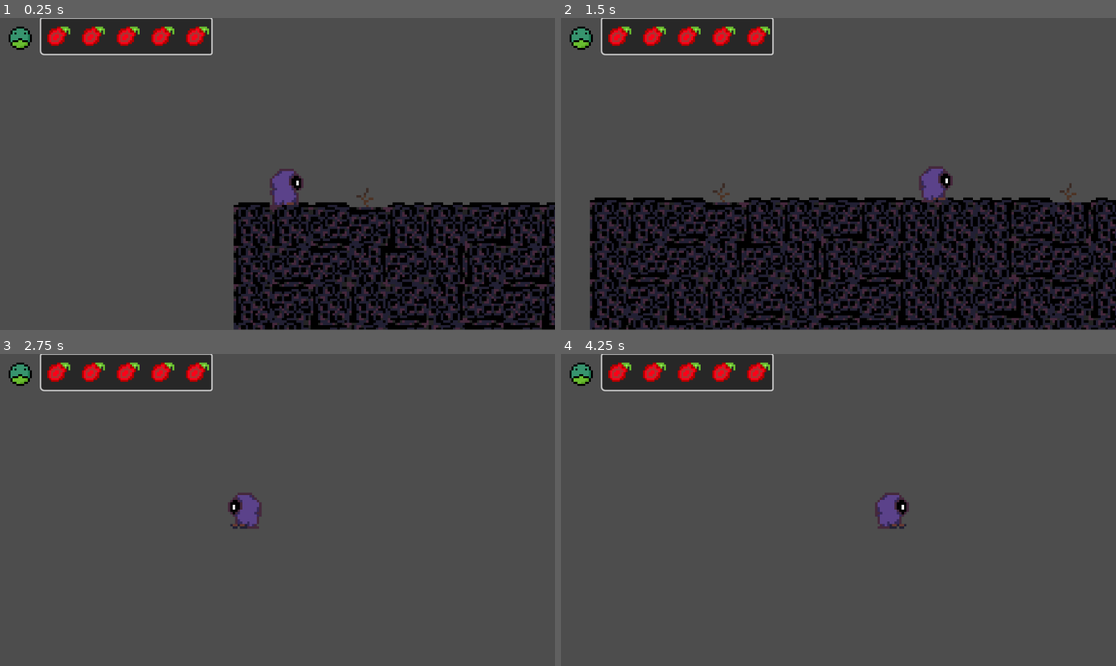
Above: before the commit, frames 1-4 (two rows, left to right).
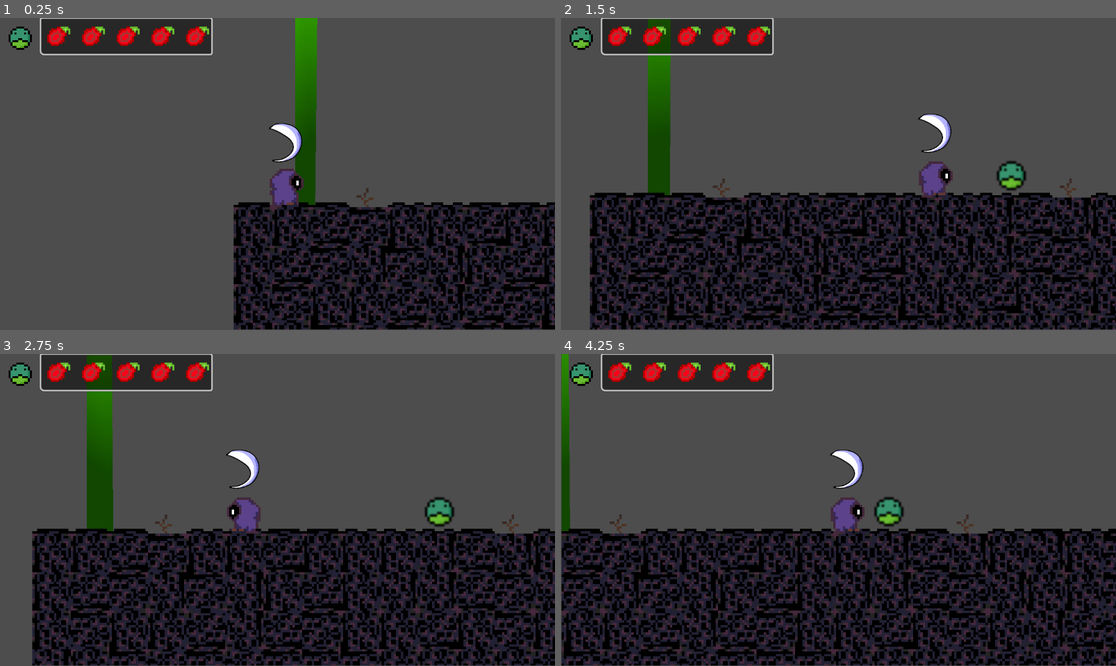
Above: after the commit, the same moments.

Repository: VAAS-Computer-Science-Club/2025-2026
Game: Godot game, scene res://scenes/main.tscn
The game is run twice, just before and just after one commit, with the same random seed, the same clock (stepped at 60 frames per second) and the same inputs.
Inputs:
- Up to frame 1 (0.25 s): no input
- Up to frame 2 (1.5 s): tap Enter (ui_accept) at 0.5 s; hold Enter (ui_accept) 0.53-1.28 s; hold Right (ui_right) from 0.53 s (still down); tap Z (dash) at 1.35 s
- Up to frame 3 (2.75 s): tap Enter (ui_accept) at 1.52, 1.55, 1.82 s; release Right (ui_right) at 2.03 s; hold Left (ui_left) from 2.03 s (still down); hold Enter (ui_accept) from 2.03 s (still down)
- Up to frame 4 (4.25 s): release Left (ui_left) at 2.78 s; release Enter (ui_accept) at 2.78 s; hold Right (ui_right) from 2.78 s (still down); tap Z (dash) at 2.85 s; tap Enter (ui_accept) at 3.02, 3.05, 3.32 s; hold Enter (ui_accept) from 3.53 s (still down)

The runs differ from the first frame. In frame 1, 2.4% of the frame differs, in the area x 48-58%, y 0-60%; in frame 2, 29%; in frame 3, 44%; in frame 4, 46%, in the area x 0-100%, y 0-100%.

Commit message:
Added Enemy Base, started adding attacking

Diff:
--- /dev/null
+++ b/assets/scenes/grass_gradient.tres
@@ -0,0 +1,5 @@
+[gd_resource type="Gradient" format=3 uid="uid://ixmfmbjkop10"]
+
+[resource]
+offsets = PackedFloat32Array(0.21333334, 1)
+colors = PackedColorArray(0.06694179, 0.28185594, 0, 1, 0.3254902, 0.99607843, 0, 1)
--- a/project.godot
+++ b/project.godot
@@ -22,6 +22,11 @@
 "events": [Object(InputEventKey,"resource_local_to_scene":false,"resource_name":"","device":-1,"window_id":0,"alt_press …(192 unchanged characters)…
 ]
 }
+attack={
+"deadzone": 0.2,
+"events": [Object(InputEventKey,"resource_local_to_scene":false,"resource_name":"","device":-1,"window_id":0,"alt_pressed":false,"shift_pressed":false,"ctrl_pressed":false,"meta_pressed":false,"pressed":false,"keycode":0,"physical_keycode":88,"key_label":0,"unicode":120,"location":0,"echo":false,"script":null)
+]
+}
 
 [rendering]
 
--- /dev/null
+++ b/scenes/enemy.tscn
@@ -0,0 +1,34 @@
+[gd_scene load_steps=5 format=3 uid="uid://dohegk7v3dqh1"]
+
+[ext_resource type="Texture2D" uid="uid://doju4rcdr8rsg" path="res://assets/images/froggy.png" id="1_7p1mj"]
+[ext_resource type="Script" uid="uid://cua32cyiw1ky1" path="res://scripts/enemy.gd" id="1_md0e3"]
+
+[sub_resource type="RectangleShape2D" id="RectangleShape2D_8tegq"]
+
+[sub_resource type="RectangleShape2D" id="RectangleShape2D_md0e3"]
+size = Vector2(122, 107)
+
+[node name="infected" type="CharacterBody2D" groups=["infected"]]
+script = ExtResource("1_md0e3")
+
+[node name="NavigationAgent2D" type="NavigationAgent2D" parent="."]
+
+[node name="CollisionShape2D" type="CollisionShape2D" parent="."]
+shape = SubResource("RectangleShape2D_8tegq")
+
+[node name="VisibleOnScreenNotifier2D" type="VisibleOnScreenNotifier2D" parent="."]
+
+[node name="Sprite2D" type="Sprite2D" parent="."]
+texture = ExtResource("1_7p1mj")
+
+[node name="is_player_near" type="Area2D" parent="."]
+
+[node name="CollisionShape2D" type="CollisionShape2D" parent="is_player_near"]
+position = Vector2(0, -43.5)
+shape = SubResource("RectangleShape2D_md0e3")
+
+[connection signal="velocity_computed" from="NavigationAgent2D" to="." method="_on_navigation_agent_2d_velocity_computed"]
+[connection signal="screen_entered" from="VisibleOnScreenNotifier2D" to="." method="_on_visible_on_screen_notifier_2d_screen_entered"]
+[connection signal="screen_exited" from="VisibleOnScreenNotifier2D" to="." method="_on_visible_on_screen_notifier_2d_screen_exited"]
+[connection signal="body_entered" from="is_player_near" to="." method="_on_is_player_near_body_entered"]
+[connection signal="body_exited" from="is_player_near" to="." method="_on_is_player_near_body_exited"]
--- /dev/null
+++ b/scenes/player.gdshader
@@ -0,0 +1,22 @@
+shader_type canvas_item;
+uniform vec4 adder : source_color;
+
+
+void vertex() {
+	// Called for every vertex the material is visible on.
+}
+
+void fragment() {
+	vec4 texture_color = texture(TEXTURE, UV);
+	if (COLOR.r <= 0.1) {
+		COLOR.a = COLOR.r;
+	} else {
+		COLOR += adder;
+	}
+	// Called for every pixel the material is visible on.
+}
+
+//void light() {
+//	// Called for every pixel for every light affecting the CanvasItem.
+//	// Uncomment to replace the default light processing function with this one.
+//}
--- a/scenes/player.tscn
+++ b/scenes/player.tscn
@@ -1,8 +1,10 @@
-[gd_scene load_steps=46 format=3 uid="uid://1l2raaklf5gf"]
+[gd_scene load_steps=55 format=3 uid="uid://1l2raaklf5gf"]
 
 [ext_resource type="Texture2D" uid="uid://dkqch7s1dsmyt" path="res://pm.png" id="1_3vyb7"]
 [ext_resource type="Script" uid="uid://bkj1smg876r5g" path="res://scripts/player/main.gd" id="1_g2els"]
 [ext_resource type="Texture2D" uid="uid://vaghk6vlbvfb" path="res://assets/images/sfb.png" id="3_qhqgy"]
+[ext_resource type="Shader" uid="uid://b2dx3lgnf1qcr" path="res://scenes/player.gdshader" id="4_dqkch"]
+[ext_resource type="Texture2D" uid="uid://kejj5ida2kyr" path="res://assets/images/slash.PNG" id="5_qlg0r"]
 
 [sub_resource type="AtlasTexture" id="AtlasTexture_g2els"]
 atlas = ExtResource("1_3vyb7")
@@ -327,7 +329,44 @@
 [sub_resource type="RectangleShape2D" id="RectangleShape2D_qhqgy"]
 size = Vector2(28, 3)
 
-[node name="player" type="CharacterBody2D"]
+[sub_resource type="ShaderMaterial" id="ShaderMaterial_qlg0r"]
+shader = ExtResource("4_dqkch")
+shader_parameter/adder = Color(0.6566866, 0.3873172, 3.85046e-07, 1)
+
+[sub_resource type="Gradient" id="Gradient_qhqgy"]
+interpolation_mode = 2
+offsets = PackedFloat32Array(0.26, 1)
+colors = PackedColorArray(1, 1, 1, 1, 0, 0, 0, 1)
+
+[sub_resource type="GradientTexture2D" id="GradientTexture2D_dqkch"]
+gradient = SubResource("Gradient_qhqgy")
+width = 32
+height = 32
+fill = 1
+fill_from = Vector2(0.5233645, 0.5233645)
+fill_to = Vector2(0.67, 0.335)
+
+[sub_resource type="Curve" id="Curve_qlg0r"]
+_limits = [0.0, 4.0, 0.0, 1.0]
+_data = [Vector2(0, 4), 0.0, 0.0, 0, 0, Vector2(0.37121212, 2.4719102), 20.764053, 20.764053, 0, 0, Vector2(1, 0), 0.0, 0.0, 0, 0]
+point_count = 3
+
+[sub_resource type="CurveTexture" id="CurveTexture_tuyoq"]
+curve = SubResource("Curve_qlg0r")
+
+[sub_resource type="ParticleProcessMaterial" id="ParticleProcessMaterial_fjrip"]
+particle_flag_disable_z = true
+angle_min = 1.0728835e-05
+angle_max = 457.40002
+direction = Vector3(0, 0, 0)
+radial_velocity_min = -2.2351742e-05
+radial_velocity_max = 99.99998
+radial_velocity_curve = SubResource("CurveTexture_tuyoq")
+gravity = Vector3(0, 98, 0)
+
+[sub_resource type="RectangleShape2D" id="RectangleShape2D_tuyoq"]
+
+[node name="player" type="CharacterBody2D" groups=["uninfected"]]
 script = ExtResource("1_g2els")
 
 [node name="AnimatedSprite2D" type="AnimatedSprite2D" parent="."]
@@ -389,7 +428,6 @@
 
 [node name="floor_ray" type="RayCast2D" parent="."]
 position = Vector2(0, 8)
-target_position = Vector2(0, 60)
 collide_with_areas = true
 
 [node name="coyote" type="Area2D" parent="."]
@@ -400,6 +438,25 @@
 position = Vector2(0, 7)
 shape = SubResource("RectangleShape2D_qhqgy")
 
+[node name="GPUParticles2D" type="GPUParticles2D" parent="."]
+material = SubResource("ShaderMaterial_qlg0r")
+emitting = false
+amount = 4
+texture = SubResource("GradientTexture2D_dqkch")
+lifetime = 0.4
+one_shot = true
+process_material = SubResource("ParticleProcessMaterial_fjrip")
+
+[node name="slash" type="Area2D" parent="."]
+position = Vector2(0, -18)
+
+[node name="Sprite2D" type="Sprite2D" parent="slash"]
+scale = Vector2(0.15, 0.15)
+texture = ExtResource("5_qlg0r")
+
+[node name="CollisionShape2D" type="CollisionShape2D" parent="slash"]
+shape = SubResource("RectangleShape2D_tuyoq")
+
 [connection signal="body_entered" from="spike_check" to="." method="_on_spike_check_body_entered"]
 [connection signal="area_entered" from="coyote" to="." method="_on_coyote_area_entered"]
 [connection signal="area_exited" from="coyote" to="." method="_on_coyote_area_exited"]
--- /dev/null
+++ b/scenes/world.gdshader
@@ -0,0 +1,38 @@
+shader_type canvas_item;
+
+uniform bool wind = true;
+uniform float wind_multiplier = 0.2;
+float rand(vec2 co){
+    return fract(sin(dot(co.xy ,vec2(12.9898,78.233))) * 43758.5453);
+}
+void vertex() {
+	float random_value = 0.0;
+	if (wind) {
+		random_value = rand(vec2(TIME,TIME)) * wind_multiplier;
+	}
+	if (VERTEX.y > VERTEX.x){
+		if (VERTEX.x > 1.0) {
+			VERTEX += vec2(-sin(TIME) * 5.0,-cos(TIME) * 5.0);
+		} else {
+			VERTEX += vec2(cos(TIME) * 10.0,cos(TIME) * 10.0);
+		}
+
+	} else {
+		if (VERTEX.y > 0.1) {
+			VERTEX += vec2(cos(TIME + random_value) * 10.0,-sin(TIME) * 10.0);
+		} else{
+			VERTEX += vec2(cos(TIME + random_value) * 10.0,sin(TIME) * 10.0);
+		}
+	}
+
+	// Called for every vertex the material is visible on.
+}
+
+void fragment() {
+	// Called for every pixel the material is visible on.
+}
+
+//void light() {
+//	// Called for every pixel for every light affecting the CanvasItem.
+//	// Uncomment to replace the default light processing function with this one.
+//}
--- a/scenes/world.tscn
+++ b/scenes/world.tscn
@@ -1,12 +1,56 @@
-[gd_scene load_steps=8 format=4 uid="uid://5y0jwdp2fykd"]
+[gd_scene load_steps=20 format=4 uid="uid://5y0jwdp2fykd"]
 
 [ext_resource type="Texture2D" uid="uid://e2mbfuf6d2m0" path="res://assets/images/tilesheetA.png" id="1_nnsk1"]
+[ext_resource type="Gradient" uid="uid://ixmfmbjkop10" path="res://assets/scenes/grass_gradient.tres" id="2_k0juu"]
 [ext_resource type="PackedScene" uid="uid://1l2raaklf5gf" path="res://scenes/player.tscn" id="2_rwgxs"]
+[ext_resource type="Shader" uid="uid://cl7fr4cgjxc0k" path="res://scenes/world.gdshader" id="3_4wyf3"]
+[ext_resource type="PackedScene" uid="uid://dohegk7v3dqh1" path="res://scenes/enemy.tscn" id="5_71j4m"]
+
+[sub_resource type="MultiMesh" id="MultiMesh_4wyf3"]
+
+[sub_resource type="GradientTexture2D" id="GradientTexture2D_k0juu"]
+gradient = ExtResource("2_k0juu")
+fill_to = Vector2(0.9557522, 1)
+
+[sub_resource type="ShaderMaterial" id="ShaderMaterial_k0juu"]
+shader = ExtResource("3_4wyf3")
+shader_parameter/wind = true
+shader_parameter/wind_multiplier = 0.2
+
+[sub_resource type="GradientTexture2D" id="GradientTexture2D_qfnet"]
+gradient = ExtResource("2_k0juu")
+height = 256
+fill_from = Vector2(0.49532712, 1)
+fill_to = Vector2(0.4906542, 0)
 
 [sub_resource type="WorldBoundaryShape2D" id="WorldBoundaryShape2D_e5uuo"]
 
 [sub_resource type="TileMapPattern" id="TileMapPattern_rwgxs"]
 tile_data = PackedInt32Array(0, 327680, 0, 65536, 393216, 0, 131072, 262144, 0, 196608, 262144, 0, 262144, 262144, 0, 3 …(385 unchanged characters)…
+
+[sub_resource type="NavigationPolygon" id="NavigationPolygon_71j4m"]
+vertices = PackedVector2Array(8, 8, -8, 8, -8, -8, 8, -8)
+polygons = Array[PackedInt32Array]([PackedInt32Array(0, 1, 2, 3)])
+outlines = Array[PackedVector2Array]([PackedVector2Array(-8, 8, 8, 8, 8, -8, -8, -8)])
+agent_radius = 0.0
+
+[sub_resource type="NavigationPolygon" id="NavigationPolygon_qfnet"]
+vertices = PackedVector2Array(8, 8, -8, 8, -8, 5.0390625, -8, -8, 8, -8)
+polygons = Array[PackedInt32Array]([PackedInt32Array(0, 1, 2, 3, 4)])
+outlines = Array[PackedVector2Array]([PackedVector2Array(-8, 5.036045, -8, 8, 8, 8, 8, -8, -8, -8)])
+agent_radius = 0.0
+
+[sub_resource type="NavigationPolygon" id="NavigationPolygon_i7141"]
+vertices = PackedVector2Array(8, 8, -8, 8, -8, -8, 8, -8)
+polygons = Array[PackedInt32Array]([PackedInt32Array(0, 1, 2, 3)])
+outlines = Array[PackedVector2Array]([PackedVector2Array(-8, -8, 8, -8, 8, 8, -8, 8)])
+agent_radius = 0.0
+
+[sub_resource type="NavigationPolygon" id="NavigationPolygon_4mrxx"]
+vertices = PackedVector2Array(8, 8, -8, 8, -8, -8, 8, -8)
+polygons = Array[PackedInt32Array]([PackedInt32Array(0, 1, 2, 3)])
+outlines = Array[PackedVector2Array]([PackedVector2Array(-8, -8, 8, -8, 8, 8, -8, 8)])
+agent_radius = 0.0
 
 [sub_resource type="TileSetAtlasSource" id="TileSetAtlasSource_rwgxs"]
 texture = ExtResource("1_nnsk1")
@@ -16,12 +60,16 @@
 2:0/0 = 0
 3:0/0 = 0
 3:0/0/physics_layer_0/polygon_0/points = PackedVector2Array(-8, 1.7985878, -8, 8, 8, 8, 8, -8, -8, -8)
+3:0/0/navigation_layer_0/polygon = SubResource("NavigationPolygon_71j4m")
 4:0/0 = 0
 4:0/0/physics_layer_0/polygon_0/points = PackedVector2Array(-8, 1.7985878, -8, 8, 8, 8, 8, -8, -8, -8)
+4:0/0/navigation_layer_0/polygon = SubResource("NavigationPolygon_qfnet")
 5:0/0 = 0
 5:0/0/physics_layer_0/polygon_0/points = PackedVector2Array(-8, 1.7985878, -8, 8, 8, 8, 8, -8, -8, -8)
+5:0/0/navigation_layer_0/polygon = SubResource("NavigationPolygon_i7141")
 6:0/0 = 0
 6:0/0/physics_layer_0/polygon_0/points = PackedVector2Array(-8, 1.7985878, -8, 8, 8, 8, 8, -8, -8, -8)
+6:0/0/navigation_layer_0/polygon = SubResource("NavigationPolygon_4mrxx")
 7:0/0 = 0
 
 [sub_resource type="TileSet" id="TileSet_4wyf3"]
@@ -29,13 +77,28 @@
 physics_layer_0/collision_mask = 3
 physics_layer_1/collision_layer = 128
 physics_layer_1/collision_mask = 128
+navigation_layer_0/layers = 1
 sources/0 = SubResource("TileSetAtlasSource_rwgxs")
 pattern_0 = SubResource("TileMapPattern_rwgxs")
 
 [sub_resource type="Environment" id="Environment_k0juu"]
 fog_enabled = true
 
+[sub_resource type="NavigationPolygon" id="NavigationPolygon_k0juu"]
+
 [node name="world" type="Node2D"]
+
+[node name="MultiMeshInstance2D" type="MultiMeshInstance2D" parent="."]
+position = Vector2(31, -176.00002)
+scale = Vector2(0.15625, 2.3632813)
+multimesh = SubResource("MultiMesh_4wyf3")
+texture = SubResource("GradientTexture2D_k0juu")
+
+[node name="Sprite2D" type="Sprite2D" parent="."]
+material = SubResource("ShaderMaterial_k0juu")
+position = Vector2(31, -76.49999)
+scale = Vector2(0.15625, 0.5976562)
+texture = SubResource("GradientTexture2D_qfnet")
 
 [node name="StaticBody2D" type="StaticBody2D" parent="."]
 position = Vector2(2, 193)
@@ -54,3 +117,9 @@
 
 [node name="player" parent="." instance=ExtResource("2_rwgxs")]
 position = Vector2(24, -23)
+
+[node name="infected" parent="." instance=ExtResource("5_71j4m")]
+position = Vector2(178, -16)
+
+[node name="NavigationRegion2D" type="NavigationRegion2D" parent="."]
+navigation_polygon = SubResource("NavigationPolygon_k0juu")
--- /dev/null
+++ b/scripts/enemy.gd
@@ -0,0 +1,74 @@
+extends CharacterBody2D
+
+@onready var agent = $NavigationAgent2D
+const SPEED = 300.0
+const JUMP_VELOCITY = -400.0
+var is_on_screen = false
+var target : Node = null
+@onready var sprite = $Sprite2D
+var dead_sprite = preload("res://assets/images/froggy.png")
+var dead_modulation = Color(0.251, 0.251, 0.251, 1.0)
+var has_died = false
+var health = 5
+var current_state = states.Alive
+enum states {
+	Alive,
+	Tracking,
+	Dead
+}
+func _physics_process(delta: float) -> void:
+	if is_on_screen and target != null and current_state != states.Dead:
+		agent.target_position = target.position
+		# Do not query when the map has never synchronized and is empty.
+		if NavigationServer2D.map_get_iteration_id(agent.get_navigation_map()) == 0:
+			return
+		if agent.is_navigation_finished():
+			return
+
+		var movement_delta = SPEED * delta
+		var next_path_position: Vector2 = agent.get_next_path_position()
+		var new_velocity: Vector2 = global_position.direction_to(next_path_position) * movement_delta
+		if agent.avoidance_enabled:
+			agent.set_velocity(new_velocity)
+		else:
+			_on_agent_2d_velocity_computed(new_velocity)
+	if current_state == states.Dead and has_died == false:
+		sprite.texture = dead_sprite
+		sprite.self_modulate = dead_modulation
+		has_died = true
+	move_and_slide()
+
+
+func _on_visible_on_screen_notifier_2d_screen_entered() -> void:
+	is_on_screen = true
+
+
+func _on_visible_on_screen_notifier_2d_screen_exited() -> void:
+	is_on_screen = false
+
+
+func _on_agent_2d_velocity_computed(safe_velocity: Vector2) -> void:
+	velocity = safe_velocity
+	move_and_slide()
+
+
+func _on_is_player_near_body_entered(body: Node2D) -> void:
+	if body.is_in_group("uninfected"):
+		target = body
+
+
+func _on_is_player_near_body_exited(body: Node2D) -> void:
+	if target != null:
+		if target == body:
+			target = null
+
+
+func damage(value : int):
+	var original_mod = sprite.self_modulate
+	sprite.self_modulate = Color(1,1,1,1)
+	await get_tree().create_timer(0.2).timeout
+	sprite.self_modulate = original_mod
+	if health - damage < 0:
+		current_state = states.Dead
+	else:
+		health = health - damage
--- a/scripts/player/main.gd
+++ b/scripts/player/main.gd
@@ -14,6 +14,18 @@
 var last_health = 5
 var main
 var last_direction = 0
+enum directions {
+	up,
+	down,
+	left,
+	right
+}
+var slash_positions = {
+	directions.right: Vector2(17,0),
+	directions.left: Vector2(-17,0),
+	directions.up: Vector2(0,-18),
+	directions.down: Vector2(0,18)
+}
 var invincible = false
 var can_move = true
 var took_dmg = false
@@ -21,7 +33,7 @@
 @export var can_dash = true
 var is_dashing = false
 var unlocked_dash = true
-
+var unlocked_jump = false
 func _ready() -> void:
 	spawn = self.global_position
 	root = get_tree().root
@@ -31,6 +43,7 @@
 
 func _physics_process(delta: float) -> void:
 	# Add the gravity.
+
 	if unlocked_dash and is_on_floor():
 		can_dash = true
 	if took_dmg == true:
@@ -48,10 +61,10 @@
 	# Handle jump.
 	if (floor_ray.is_colliding() == false or Input.is_action_pressed("ui_accept") == false):
 		is_jumping = false
-	if Input.is_action_pressed("ui_accept") and (is_on_floor() or coyote) and can_move and floor_ray.is_colliding():
+	if Input.is_action_pressed("ui_accept") and (is_on_floor() or coyote) and can_move and floor_ray.is_colliding() and unlocked_jump:
 		velocity.y = JUMP_VELOCITY
 		is_jumping = true
-	if Input.is_action_pressed("ui_accept") and can_move and floor_ray.is_colliding() and is_jumping:
+	if Input.is_action_pressed("ui_accept") and can_move and floor_ray.is_colliding() and is_jumping and unlocked_jump:
 		velocity.y = JUMP_VELOCITY
 
 	# Get the input direction and handle the movement/deceleration.
@@ -110,30 +123,43 @@
 	anim.stop()
 
 	self.global_position = spawn
-	deduct_health(1)
+	deduct_health(1,true)
 
 
 func jerk_camera():
 	$jerk.play("jerk")
 
 
-func deduct_health(value : int):
+func deduct_health(value : int, fade : bool):
 	if (invincible == false):
 		invincible = true
-		can_move = false
+		if (fade):
+			can_move = false
 		health = health - value
 
 		invincible = true
 		anim.play("invincibility_frames")
-		UI.fade_out()
+		if (fade):
+			UI.fade_out()
 		await get_tree().create_timer(1.5).timeout
 		invincible = false
-		can_move = true
+		if (fade):
+			can_move = true
 
 
 func _on_coyote_area_entered(area: Area2D) -> void:
 	coyote = true
 
+func attack(dir : directions):
+	match dir:
+		directions.up:
+			pass
+		directions.down:
+			pass
+		directions.right:
+			pass
+		directions.left:
+			pass
 
 func _on_coyote_area_exited(area: Area2D) -> void:
 	coyote = false
Binary file added: assets/images/slash.PNG
Not shown, added: assets/images/slash.PNG.import
Not shown, added: scenes/player.gdshader.uid
Not shown, added: scenes/world.gdshader.uid
Not shown, added: scripts/enemy.gd.uid
